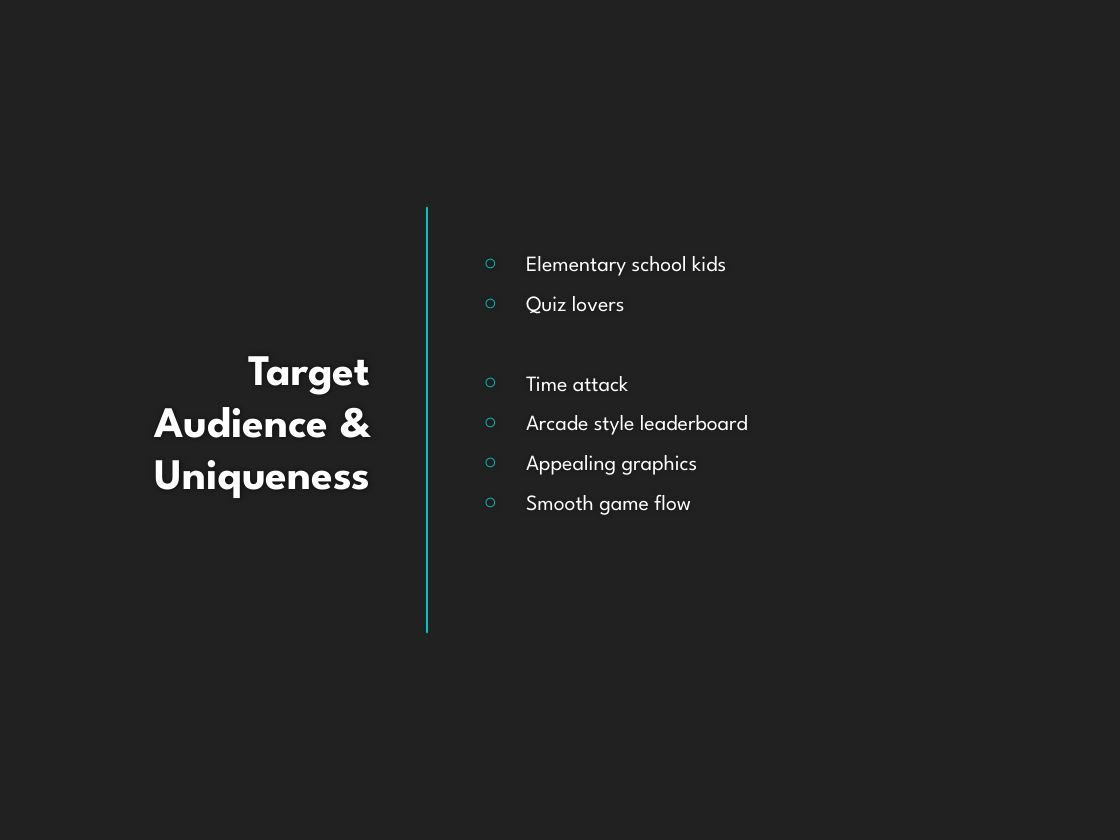
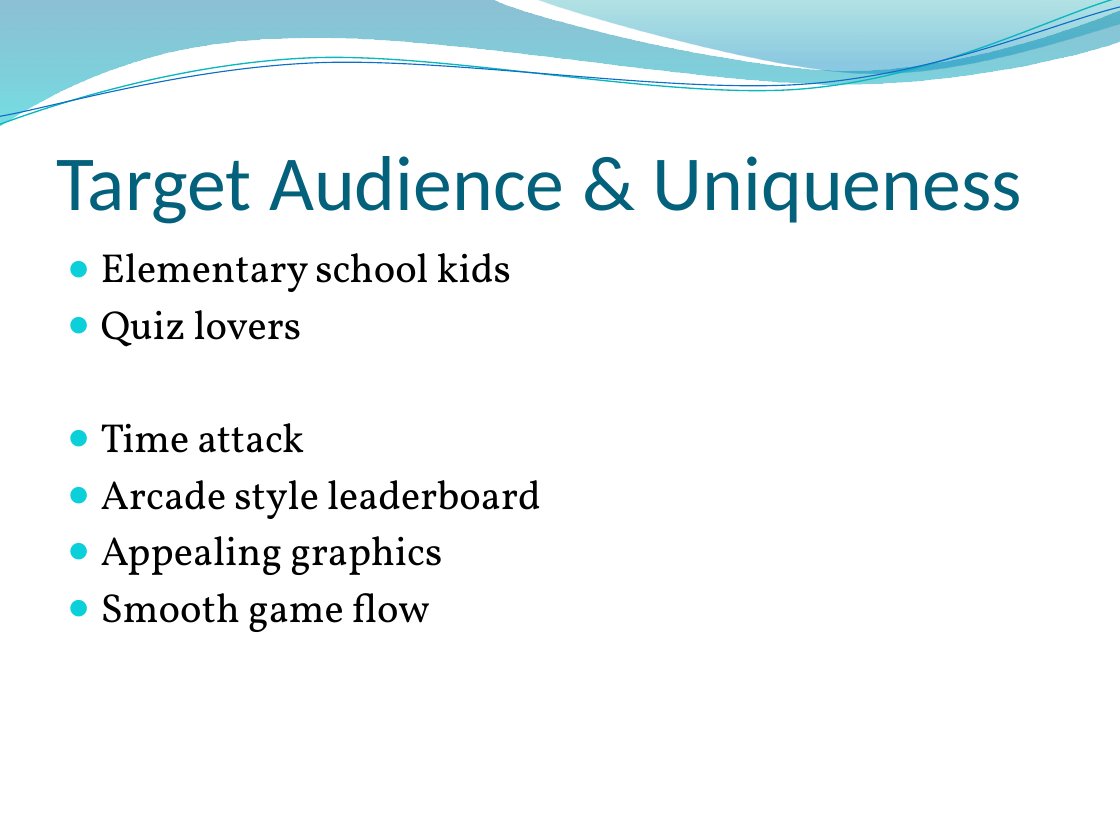
Before and after one commit to HarmanbirD/WaterQwiz, a slide deck: slide 5 of Wasted Water Quiz.pptx (slide 6 before the commit). Drawn at 1120x840 pixels with LibreOffice and Linux fonts; fonts in the diff are those of the drawing; background and template pictures are left out. Boxes give left, top, right and bottom in pixels: in the first picture for what was removed or moved away, otherwise in the second. Text is boxed around its words. In the diff, an @@ line names an element or a change of style, - is before the commit and + after.

```diff
--- a/Wasted Water Quiz.pptx
+++ b/Wasted Water Quiz.pptx
@@ background #212121 to picture (left out) @@
@@ freeform shape added at bbox=[0, 0, 1120, 127], fill gradient #0074A1 to #00C6CF @@
@@ freeform shape added at bbox=[0, 0, 1120, 131], outline #0AB8BF 0.85 pt @@
@@ freeform shape added at bbox=[0, 7, 1120, 125], outline #0F6FC6 0.75 pt @@
@@ freeform shape added at bbox=[536, 0, 1120, 77], fill gradient #00A1A9 to #008BBF @@
@@ title "Target Audience & Uniqueness": place and size @@
-title "Target Audience & Uniqueness" at bbox=[154, 356, 371, 498]
+title "Target Audience & Uniqueness" at bbox=[56, 156, 1022, 224]
@@ title "Target Audience & Uniqueness" at bbox=[56, 156, 1022, 224]: size 28 to 50 pt, font League Spartan to Calibri, text colour #FFFFFF to #04617B, bold off; alignment right to left; vertical alignment middle to bottom @@
@@ line removed from (427, 208) to (427, 632) @@
@@ text "Elementary school kids": place and size @@
-text "Elementary school kids" at bbox=[526, 256, 748, 515]
+text "Elementary school kids" at bbox=[101, 253, 541, 632]
@@ text "Elementary school kids" at bbox=[101, 253, 541, 632]: size 14 to 26 pt, font League Spartan to Vollkorn, text colour #FFFFFF to #000000; bullet ○ to ●; less space between paragraphs; bullet colour #00C6BB to #0BD0D9; vertical alignment middle to top @@
```
Also in this commit, not shown: 5 other slides changed, 3 slides added, 3 slides removed.
